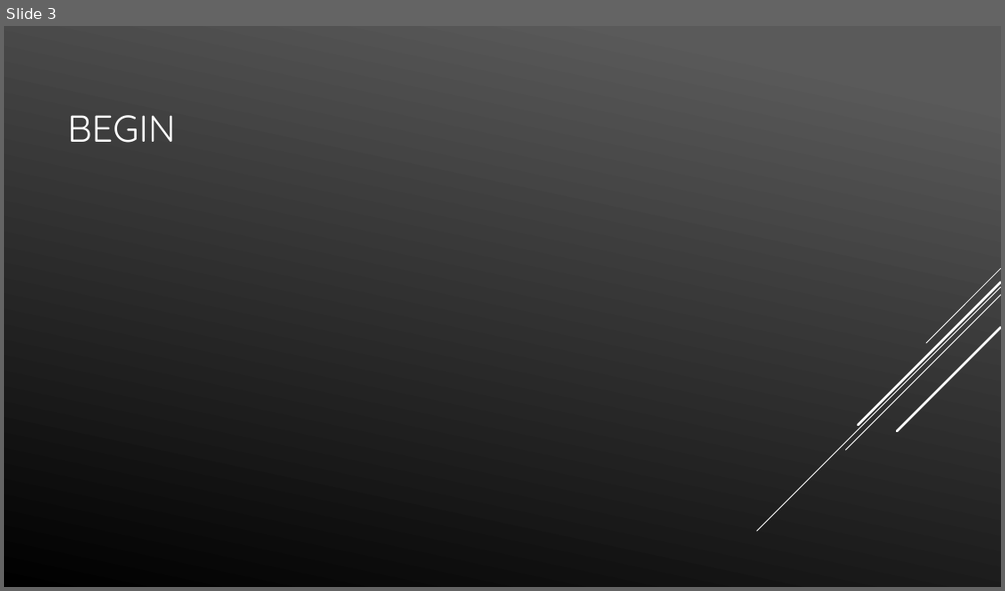
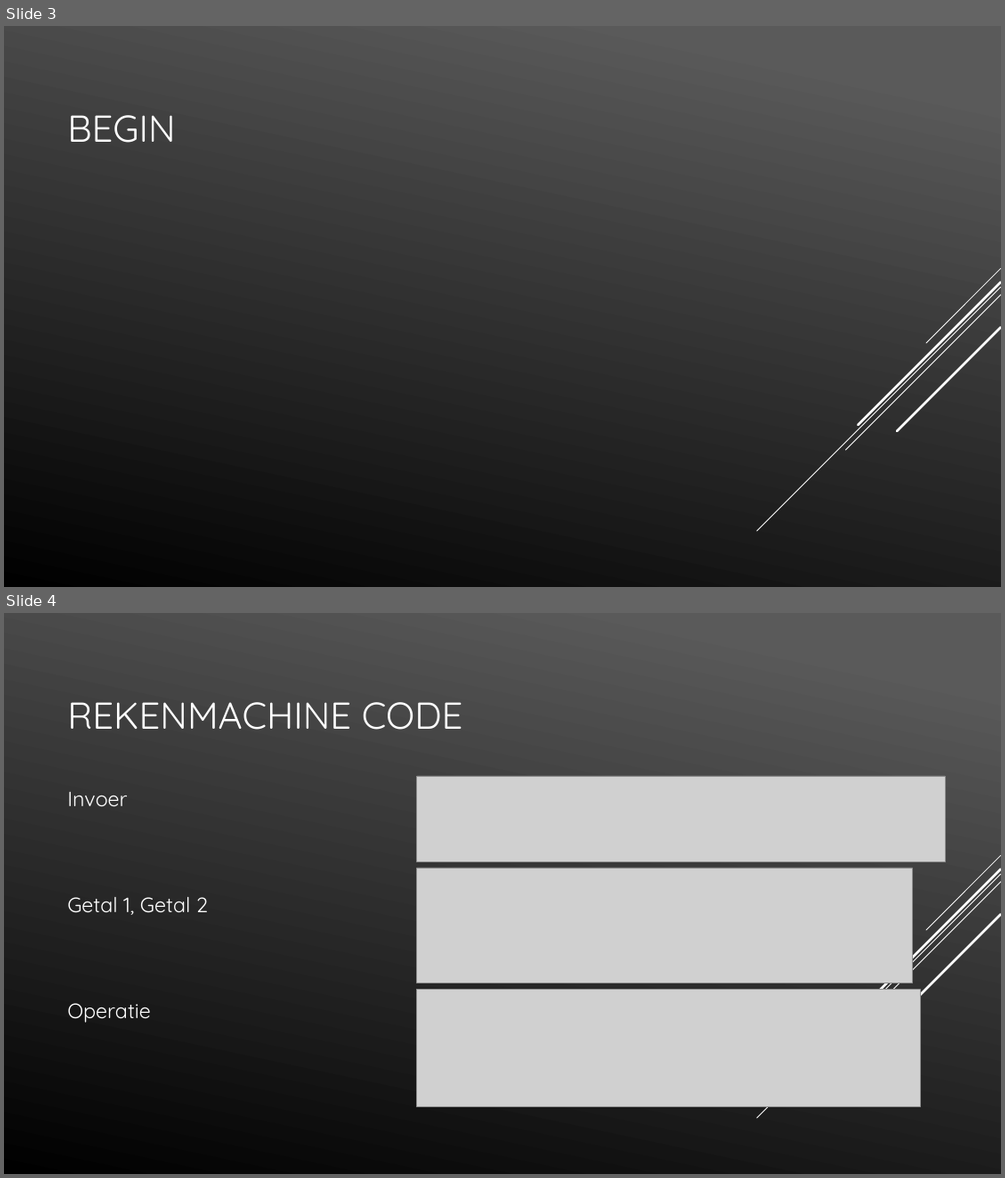
Before and after one commit to LucasHuls/Calc4You-Project-Groep-5, a slide deck: PowerPoint.pptx. Shown one above the other, each under a label of ours: slide 3 before the commit, slides 3 and 4 after it. The pictures are 1005x591 and 1005x1178 pixels, drawn with LibreOffice and Linux fonts; fonts in the diff are those of the drawing; grey boxes stand for pictures. Boxes give left, top, right and bottom in pixels: in the first picture for what was removed or moved away, otherwise in the second. Text is boxed around its words. In the diff, an @@ line names an element or a change of style, - is before the commit and + after.

```diff
--- a/PowerPoint.pptx
+++ b/PowerPoint.pptx
@@ slide 4 added at [4,613,1001,1174], background gradient #5B5B5B to #000000; not listed: 5 template elements that a slide beside it also shows @@
@@ title added at [67,702,463,730], 36 pt, text #FFFFFF @@
+REKENMACHINE CODE
@@ text added at [67,792,208,1022], 20 pt, text #FFFFFF @@
+Invoer
+Getal 1, Getal 2
+Operatie
@@ picture added at [417,776,945,862] @@
@@ picture added at [417,868,912,982] @@
@@ picture added at [417,989,920,1107] @@
```
Also in this commit, not shown: 1 other slide added, 1 other file.
